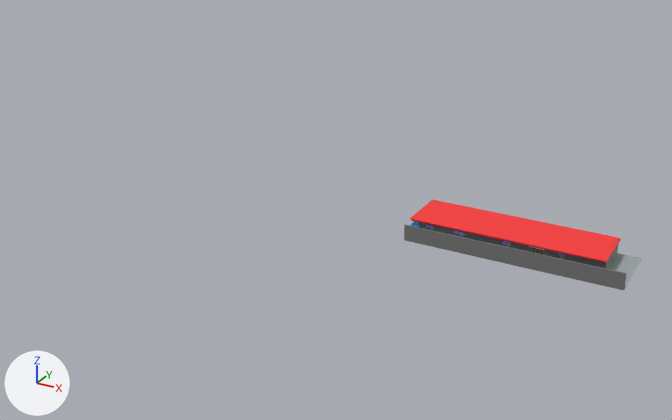
The Blender file Blender Assets Saved/Preschool Files/preschool2.2.blend: old version first, new version second.
Before and after are seen from a camera (50 mm lens) standing at (114.6, -118.4, 61.8) and looking at (45.7, 7.0, -0.9). The axes (+X, +Y, +Z) are drawn at lower left. The lights are the same throughout. The picture after the commit comes second.

Before the edit, the objects in view are built like this:
```python
ob_door_group = bpy.data.objects.new('Door_Group', None)
ob_door_group.location = (0.0, 0.0, 0.0)
ob_doubledoor_005 = bpy.data.objects.new('DoubleDoor.005', me_plane_027)
ob_doubledoor_005.parent = ob_gateframe
ob_doubledoor_005.location = (0.0, 0.0, 0.0)
ob_floor = bpy.data.objects.new('Floor', me_plane_023)
ob_floor.location = (0.0, 0.0, 0.0)
ob_gate = bpy.data.objects.new('Gate', me_plane_028)
ob_gate.location = (0.0, 0.0, 0.0)
ob_outsidewall = bpy.data.objects.new('OutsideWall', me_plane_025)
ob_outsidewall.location = (0.0, 0.0, 0.0)
ob_plane_003 = bpy.data.objects.new('Plane.003', me_plane)
ob_plane_003.location = (0.0, 0.0, 0.0)
ob_wall = bpy.data.objects.new('Wall', me_plane_005)
ob_wall.location = (0.0, 0.0, 0.0)
ob_window_group = bpy.data.objects.new('Window_Group', None)
ob_window_group.location = (0.0, 0.0, 0.0)
```
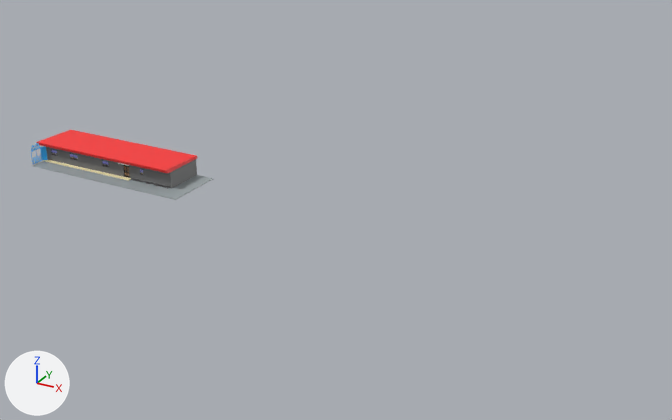
Not drawn themselves, but carrying or shaping drawn objects: ob_door_group, ob_window_group, ob_window_group_007, ob_window_group_008, ob_door_group_001, ob_door_group_003, ob_window_group_001.

Where the newer file only moved an object's origin or applied its transform, the numbers keep the older frame.

Location of each change, [x1, y1, x2, y2] in pixels of the pictures (672 x 420 px):
'Plane.003', moved, rescaled (24% narrower, 31% shorter): before [410, 200, 621, 263]; after [37, 130, 197, 173]
'OutsideWall', deleted: before [404, 224, 627, 290]
'Wall', reshaped: before [414, 221, 619, 269]; after [44, 146, 197, 189]
'Floor', moved: before [608, 253, 642, 289]; after [32, 160, 213, 200]
'Gate', moved, rescaled: before [413, 222, 420, 227]; after [40, 147, 48, 160]
'DoubleDoor.005', reshaped, moved, rescaled (not visible before): after [31, 143, 41, 163]
'WindowPane', reshaped (not visible afterwards): before [453, 230, 459, 235]
'Gateframe', rescaled (not visible before): after [31, 147, 42, 164]
'Door.016', reshaped (not visible before): after [124, 166, 127, 176]
'WindowPane.001', reshaped (not visible afterwards): before [459, 232, 464, 236]
'Door.009', reshaped (not visible before): after [127, 167, 130, 177]
'Window.R.010', reshaped (not visible afterwards): before [506, 242, 511, 246]
'Window.L.009', reshaped (not visible afterwards): before [502, 241, 506, 245]
'Window.R.011', reshaped (not visible afterwards): before [430, 225, 434, 229]
'Window.L.010', reshaped (not visible afterwards): before [425, 224, 429, 228]

What the commit changed:
me_plane_005 is used by ob_wall; location (0.0, 0.0, 0.0).
me_plane_005 had 668 vertices, 702 faces and spanned x 60.9..91.0, y 4.9..12.4, z -0.5..1.7.
me_plane_005 now has 668 vertices, 702 faces and spans x -14.1..16.0, y 0.9..8.4, z -0.7..2.6.
me_plane_005 part 1: the loose piece of 656 vertices spanning x 60.9..91.0, y 4.9..12.4, z -0.5..1.7 is scaled about its middle by (1, 1, 1.5), then moved by (-75.0, -4.0, 0.3).
Other edits to the shape of me_plane_005 do not show in these pictures.
me_plane_023 is used by ob_floor; location (0.0, 0.0, 0.0).
me_plane_023 had 36 vertices, 34 faces and spanned x 60.9..94.6, y 1.4..12.4, z -0.6..-0.3.
me_plane_023 now has 36 vertices, 34 faces and spans x -14.1..19.6, y -2.6..8.4, z -0.8..-0.5.
me_plane_023 part 2: the whole mesh is moved by (-75.0, -4.0, -0.2).
me_plane is used by ob_plane_003; location (0.0, 0.0, 0.0).
me_plane had 16 vertices, 14 faces and spanned x 60.7..91.1, y 3.5..12.5, z 1.7..2.1.
me_plane now has 16 vertices, 14 faces and spans x -14.3..16.1, y -0.5..8.5, z 2.5..3.2.
me_plane part 3: the whole mesh is scaled about its middle by (1, 1, 1.5), then moved by (-75.0, -4.0, 1.0).
me_plane_027 is used by ob_doubledoor_005; parent ob_gateframe; location (0.0, 0.0, 0.0).
me_plane_027 had 184 vertices, 142 faces and spanned x 61.12..61.18, y 1.6..3.66, z -0.22..1.42.
me_plane_027 now has 184 vertices, 142 faces and spans x -13.88..-13.82, y -2.4..-0.34, z -0.33..2.13.
me_plane_027 part 4: the whole mesh is scaled about its middle by (1, 1, 1.5), then moved by (-75.0, -4.0, 0.3).
me_plane_028 is used by ob_gate; location (0.0, 0.0, 0.0).
me_plane_028 had 32 vertices, 30 faces and spanned x 61.09..61.98, y 3.81..4.47, z -0.31..1.5.
me_plane_028 now has 32 vertices, 30 faces and spans x -13.91..-13.02, y -0.19..0.47, z -0.46..2.25.
me_plane_028 part 5: the whole mesh is scaled about its middle by (1, 1, 1.5), then moved by (-75.0, -4.0, 0.3).
Object 'Door_Group' (ob_door_group) is rescaled from (1.0, 1.0, 1.0) to (1.0, 1.0, 1.5).
Object 'Window_Group' (ob_window_group) is rescaled from (1.0, 1.0, 1.0) to (1.0, 1.0, 1.5).
Object 'Window_Group.007' (ob_window_group_007) is rescaled from (1.0, 1.0, 1.0) to (1.0, 1.0, 1.5).
Object 'Window_Group.008' (ob_window_group_008) is rescaled from (1.0, 1.0, 1.0) to (1.0, 1.0, 1.5).
Object 'OutsideWall' (ob_outsidewall) is deleted.
Object 'Gateframe' (ob_gateframe) is rescaled from (1.0, 1.0, 1.0) to (1.0, 1.0, 1.5).
Object 'Door_Group.001' (ob_door_group_001) is rescaled from (1.0, 1.0, 1.0) to (1.0, 1.0, 1.5).
Object 'Door_Group.003' (ob_door_group_003) is rescaled from (1.0, 1.0, 1.0) to (1.0, 1.0, 1.5).
Object 'Window_Group.001' (ob_window_group_001) is rescaled from (1.0, 1.0, 1.0) to (1.0, 1.0, 1.5).
